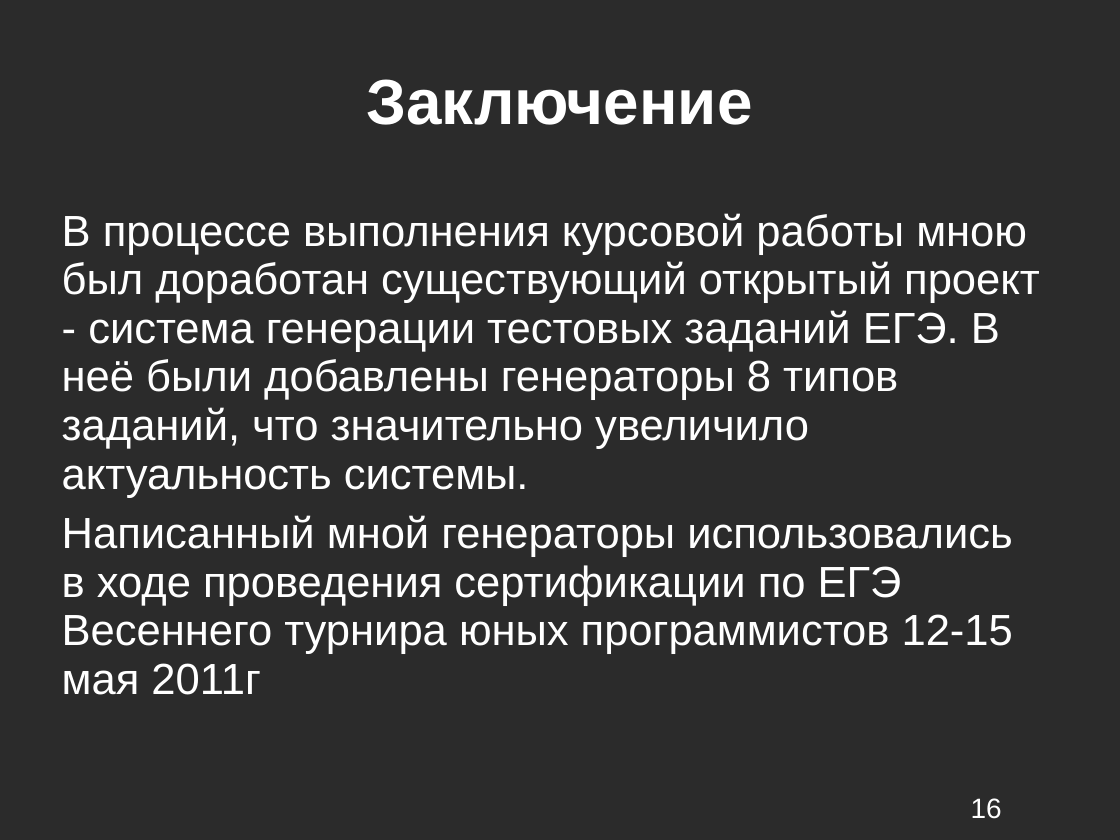
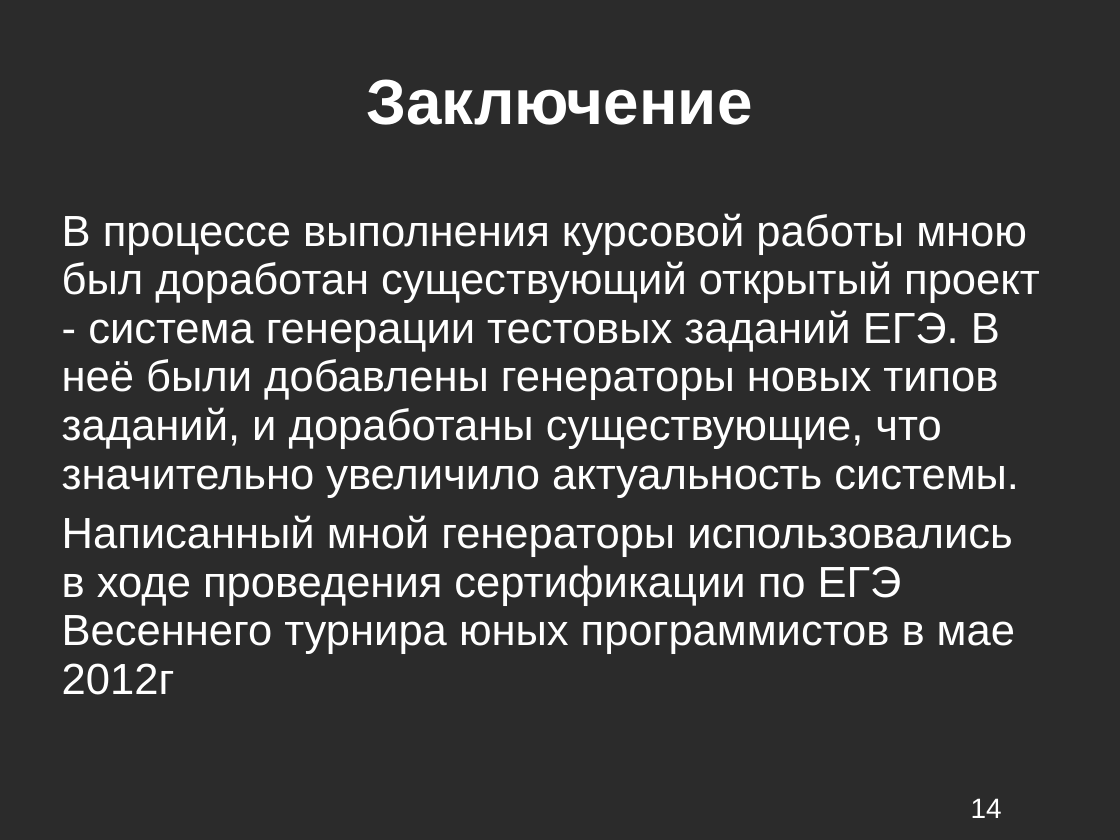
Before and after one commit to kevroletin/Coursework, a slide deck: slide 14 of 4_sem/8403а_Кевролетин_презентация.odp (slide 16 before the commit). Drawn at 1120x840 pixels with LibreOffice and Linux fonts; fonts in the diff are those of the drawing; background and template pictures are left out; a plain dark background stands for a picture behind light text. Boxes give left, top, right and bottom in pixels: in the first picture for what was removed or moved away, otherwise in the second. Text is boxed around its words. In the diff, an @@ line names an element or a change of style, - is before the commit and + after.

```diff
--- a/4_sem/8403а_Кевролетин_презентация.odp
+++ b/4_sem/8403а_Кевролетин_презентация.odp
@@ text at [62,213,1040,695]: text changed @@
-В процессе выполнения курсовой работы мною был доработан существующий открытый проект - система генерации тестовых заданий ЕГЭ. В неё были добавлены генераторы 8 типов заданий, что значительно увеличило актуальность системы.
-Написанный мной генераторы использовались в ходе проведения сертификации по ЕГЭ Весеннего турнира юных программистов 12-15 мая 2011г
+В процессе выполнения курсовой работы мною был доработан существующий открытый проект - система генерации тестовых заданий ЕГЭ. В неё были добавлены генераторы новых типов заданий, и доработаны существующие, что значительно увеличило актуальность системы.
+Написанный мной генераторы использовались в ходе проведения сертификации по ЕГЭ Весеннего турнира юных программистов в мае 2012г
@@ page number at [971,798,1002,818]: text changed @@
-16
+14
```
Also in this commit, not shown: 5 other slides changed, 2 slides added, 4 slides removed, 3 other files.
